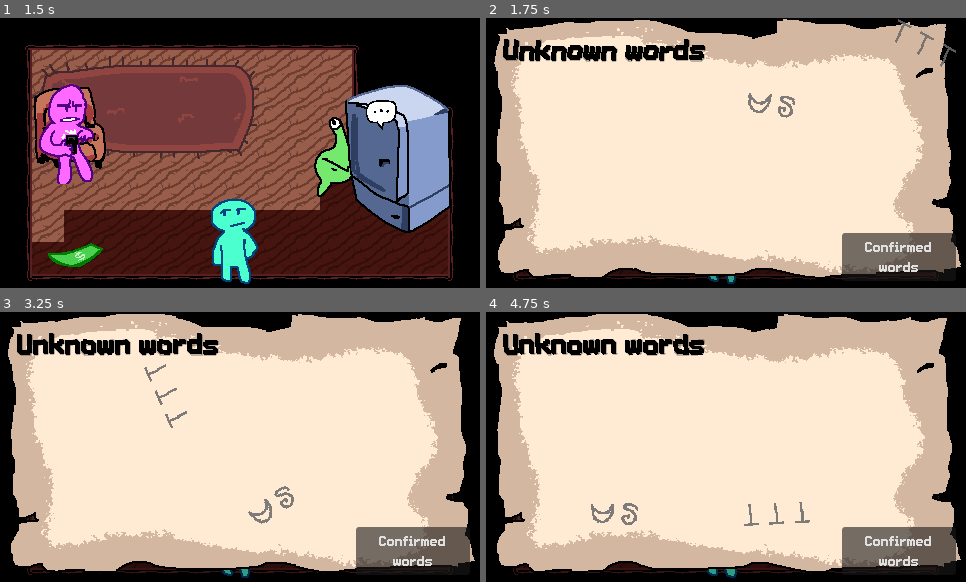
Above: before the commit, frames 1-4 (two rows, left to right).
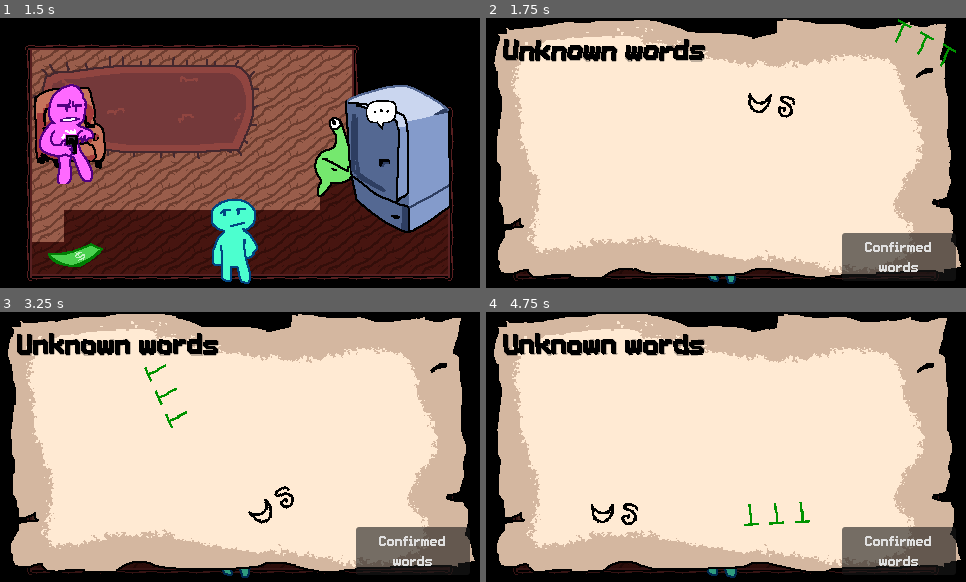
Above: after the commit, the same moments.

Repository: hryspider/GGJ-Committee-Team26
Game: Godot game, scene res://rooms/title_screen.tscn
Same seed, same stepped clock (60 frames per second), same inputs: the game is played once before the commit and once after it.
Inputs (mouse positions are in pixels of both pictures, inside the frame that each line leads up to):
- Up to frame 1 (1.5 s): click "Proceed" at 0.5 s; tap Enter at 1.25 s; move the mouse to (345, 139) at 1.27 s; hold D (right) from 1.28 s (still down); click (345, 139) at 1.35 s
- Up to frame 2 (1.75 s): keep holding D (right); tap Q (dictionary) at 1.55 s
- Up to frame 3 (3.25 s): move the mouse to (216, 414) at 2.02 s; release D (right) at 2.03 s; hold S (down) 2.03-2.78 s; tap Q (dictionary) at 2.1, 3.05 s; click (216, 414) at 2.3 s; move the mouse to (288, 387) at 2.77 s; hold D (right) from 2.78 s (still down); click (288, 387) at 2.85 s
- Up to frame 4 (4.75 s): move the mouse to (658, 406) at 3.52 s; release D (right) at 3.53 s; hold W (up) 3.53-4.28 s; tap Q (dictionary) at 3.6, 4.55 s; click (658, 406) at 3.8 s; move the mouse to (870, 487) at 4.27 s; hold A (left) from 4.28 s (still down); tap E (interact) at 4.35 s

Frame 1 is identical in both runs. In frame 2, 0.5% of the frame differs, in the area x 54-98%, y 0-38%; in frame 3, 0.5%, in the area x 30-62%, y 19-79%; in frame 4, 0.5%.

Commit message:
rune fix

Diff:
--- a/globals/langauge_globals.gd
+++ b/globals/langauge_globals.gd
@@ -42,6 +42,17 @@
 	"d",
 ]
 
+@onready var rune_colors = {
+	"hello":Color(0.0, 0.0, 0.0, 1.0),
+	"me":Color(0.0, 0.0, 0.0, 1.0),
+	"want":Color(0.0, 0.0, 0.0, 1.0),
+	"food":Color(0.0, 0.0, 0.0, 1.0),
+	"milk":Color(0.0, 0.0, 0.0, 1.0),
+	"test":Color(0.0, 0.0, 0.0, 1.0),
+	"bepis":Color(0.0, 0.0, 0.0, 1.0),
+	"slop":Color(0.0, 0.576, 0.0, 1.0)
+}
+
 # Called when the node enters the scene tree for the first time.
 func _ready() -> void:
 	for k in english_to_gleep.keys():
--- a/objects/npc.gd
+++ b/objects/npc.gd
@@ -44,3 +44,7 @@
 
 func _on_dialog_manager_blue_finished() -> void:
 	pass # Replace with function body.
+
+
+func _on_dialog_manager_pink_guy_finished() -> void:
+	pass # Replace with function body.
--- a/objects/rune.tscn
+++ b/objects/rune.tscn
@@ -24,7 +24,6 @@
 pivot_offset_ratio = Vector2(-2, -2)
 mouse_filter = 2
 script = ExtResource("1_hsiy3")
-rune_color_faded = Color(0.4117647, 0.4117647, 0.4117647, 0.8627451)
 
 [node name="RuneLabel" type="Label" parent="." unique_id=1947407639]
 material = ExtResource("4_ru05i")
@@ -46,7 +45,6 @@
 vertical_alignment = 1
 
 [node name="TextOverlay" type="Label" parent="." unique_id=1319333999]
-visible = false
 material = ExtResource("4_ru05i")
 instance_shader_parameters/color = Color(0, 0, 0, 1)
 instance_shader_parameters/localjitterscale = 2.5
@@ -61,7 +59,6 @@
 offset_bottom = 20.0
 grow_horizontal = 2
 grow_vertical = 2
-text = "abcd"
 label_settings = SubResource("LabelSettings_hsiy3")
 horizontal_alignment = 1
 vertical_alignment = 1
--- a/objects/speech_bubble.gd
+++ b/objects/speech_bubble.gd
@@ -33,6 +33,8 @@
 
 func play():
 	show()
+	for word in words:
+		LangaugeGlobals.add_word_mention(word)
 	set_visible_words(0)
 	appear_timer.start()
 
--- a/rune_control.gd
+++ b/rune_control.gd
@@ -2,11 +2,11 @@
 
 @onready var rune_label : Label = $RuneLabel
 @onready var text_label : Label = $TextOverlay
-@export var rune_color : Color = Color.WHITE
-@export var rune_color_faded : Color = Color.DIM_GRAY
-@export var text_color : Color = Color.INDIAN_RED
-@export var default_label_text := "hello"
-@export var default_rune_text := "abcd"
+var rune_color : Color = Color.WHITE
+var rune_color_faded : Color = Color.DIM_GRAY
+var text_color : Color = Color.INDIAN_RED
+var default_label_text := ""
+var default_rune_text := "abcd"
 
 # Called when the node enters the scene tree for the first time.
 func _ready() -> void:
@@ -14,6 +14,9 @@
 	set_rune_text(default_rune_text)
 
 func set_rune_text(new_text):
+	rune_color = LangaugeGlobals.rune_colors.get(LangaugeGlobals.gleep_to_english.get(new_text, ""), Color.WHITE)
+	rune_color_faded = rune_color
+	rune_color_faded.a *= .3
 	rune_label.set_text(new_text)
 
 func set_text_overlay(new_text):
--- a/ui/dictionary.gd
+++ b/ui/dictionary.gd
@@ -25,7 +25,7 @@
 			dict_rune_inst.connect("editing", editing, 1)
 			dict_rune_inst.connect("edit_finished", edit_finished)
 			dict_rune_inst.rune.set_text_overlay(LangaugeGlobals.get_player_guess(word))
-			dict_rune_inst.rune.set_rune_fade(true)
+			#dict_rune_inst.rune.set_rune_fade(true)
 
 func editing(rune_pos):
 	for r in rune_children:
--- a/ui/dictionary_rune.gd
+++ b/ui/dictionary_rune.gd
@@ -22,7 +22,6 @@
 			rune.set_text_overlay("...")
 			text = ""
 			emit_signal("editing", position)
-			print("gog")
 		elif being_edited:
 			finish_edit()
 
Not shown: 1 places in rooms/roomate_house.tscn that only renumber resources
